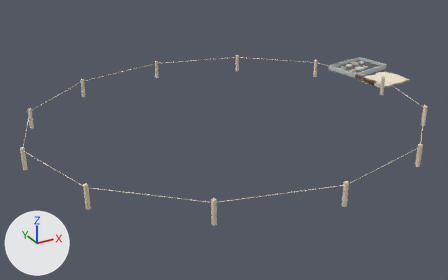
Renders of the glTF model game/asset/runtime/models/field-tools-v3.glb from each side of a commit.
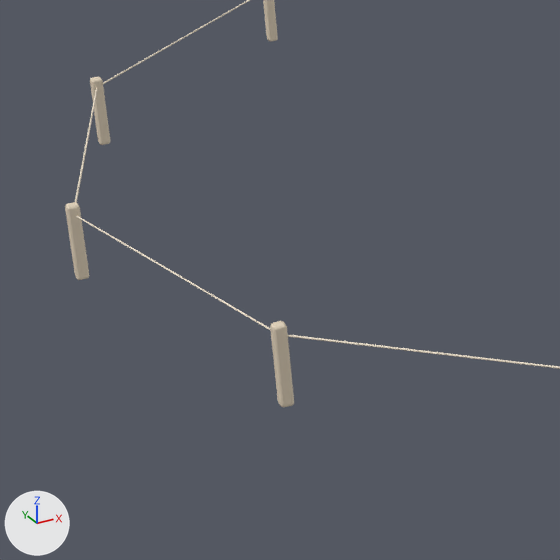
Each version appears first whole from a camera (50 mm lens) standing at (-2.88, -5.15, 2.43) and looking at (-0.04, 0.03, -0.16), and next in a close-up on the part from 0% to 38% of the width and 30% to 92% of the height. The lights are fixed; the arrows at lower left show +X, +Y and +Z. The older version's two pictures come first. Where no turn or scale is listed for an object, it has been applied to the vertices.

The scene before the commit, as lines of its bpy script (objects in view):
```python
me_mesh_10 = bpy.data.meshes.new('Mesh_10')
me_mesh_10.from_pydata(...)  # 56 vertices, 108 faces; spans x -0.018..0.018, y -0.018..0.018, z -0.11..0.11
me_mesh_10.materials.append(mat_oiled_oak)  # beige #e4d5bd
me_mesh_12 = bpy.data.meshes.new('Mesh_12')
me_mesh_12.from_pydata(...)  # 56 vertices, 108 faces; spans x -0.018..0.018, y -0.018..0.018, z -0.11..0.11
me_mesh_12.materials.append(mat_oiled_oak)  # beige #e4d5bd
me_mesh_14 = bpy.data.meshes.new('Mesh_14')
me_mesh_14.from_pydata(...)  # 56 vertices, 108 faces; spans x -0.018..0.018, y -0.018..0.018, z -0.11..0.11
me_mesh_14.materials.append(mat_oiled_oak)  # beige #e4d5bd
ob_survey_peg_005 = bpy.data.objects.new('Survey peg.005', me_mesh_10)
ob_survey_peg_005.location = (-1.775, -0.93, 0.1)
ob_survey_peg_006 = bpy.data.objects.new('Survey peg.006', me_mesh_12)
ob_survey_peg_006.location = (-2.05, 0.0, 0.1)
ob_survey_peg_007 = bpy.data.objects.new('Survey peg.007', me_mesh_14)
ob_survey_peg_007.location = (-1.775, 0.93, 0.1)
```
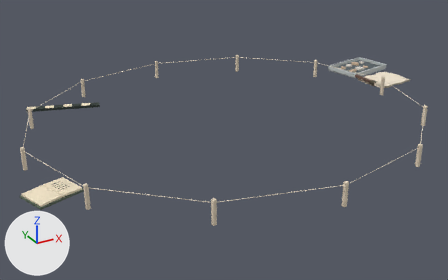
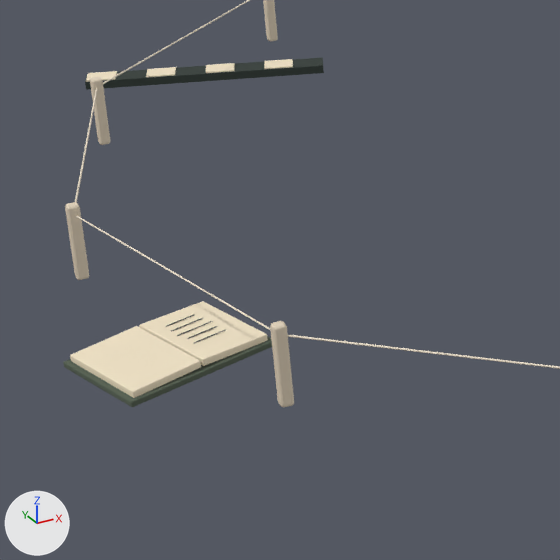
Changed parts and their boxes (x1, y1, x2, y2) in the close-ups (560 x 560 px):
'Notebook pages', added (beige)
    after: (70, 326, 201, 398)
'Notebook pages.001', added (beige)
    after: (139, 301, 268, 366)
'Measuring bar backing', added
    after: (85, 58, 324, 90)
'Linen cover', added
    after: (63, 336, 272, 407)
'Alternating scale divisions.001', added
    after: (146, 67, 176, 77)
'Alternating scale divisions.002', added
    after: (206, 63, 235, 73)
'Alternating scale divisions.003', added
    after: (264, 59, 293, 69)
'Alternating scale divisions', added
    after: (86, 71, 117, 82)

Edits to the bpy script that builds the scene:
```text
Add me_mesh_4_1:
    me_mesh_4_1.from_pydata([(0.0341, -0.0488, 0.002), (0.0557, 0.021, 0.002), (0.0341, -0.0488, -0.002), (0.0557, 0.021, -0.002), (-0.0341, 0.0488, 0.002), (-0.0557, -0.021, 0.002), (-0.0341, 0.0488, -0.002), (-0.0557, -0.021, -0.002)], [], [(0, 2, 1), (2, 3, 1), (4, 6, 5), (6, 7, 5), (4, 5, 1), (5, 0, 1), (7, 6, 2), (6, 3, 2), (5, 7, 0), (7, 2, 0), (1, 3, 4), (3, 6, 4)])
    me_mesh_4_1.materials.append(mat_field_scale_ivory)  # beige #f2e4c7
Add me_mesh_0_1:
    me_mesh_0_1.from_pydata([(0.361, -0.154, 0.014), (0.385, -0.077, 0.014), (0.361, -0.154, -0.014), (0.385, -0.077, -0.014), (-0.361, 0.154, 0.014), (-0.385, 0.077, 0.014), (-0.361, 0.154, -0.014), (-0.385, 0.077, -0.014)], [], [(0, 2, 1), (2, 3, 1), (4, 6, 5), (6, 7, 5), (4, 5, 1), (5, 0, 1), (7, 6, 2), (6, 3, 2), (5, 7, 0), (7, 2, 0), (1, 3, 4), (3, 6, 4)])
    me_mesh_0_1.materials.append(mat_field_scale_charcoal)  # dark grey #313b36
Add ob_notebook_pages_001:
    ob_notebook_pages_001 = bpy.data.objects.new('Notebook pages.001', me_mesh_7_1)  # 56 vertices, 108 faces; spans x -0.136..0.136, y -0.161..0.161, z -0.013..0.013; in mat_field_scale_ivory (beige #f2e4c7)
    ob_notebook_pages_001.location = (-1.867, -0.547, 0.03)
Add ob_notebook_pages:
    ob_notebook_pages = bpy.data.objects.new('Notebook pages', me_mesh_6_1)  # 56 vertices, 108 faces; spans x -0.136..0.136, y -0.161..0.161, z -0.013..0.013; in mat_field_scale_ivory (beige #f2e4c7)
    ob_notebook_pages.location = (-2.053, -0.613, 0.03)
Add ob_linen_cover:
    ob_linen_cover = bpy.data.objects.new('Linen cover', me_mesh_5_1)  # 56 vertices, 108 faces; spans x -0.247..0.247, y -0.21..0.21, z -0.008..0.008; in mat_canvas_field_notebook_cover (dark grey #545f50)
    ob_linen_cover.location = (-1.96, -0.58, 0.011)
Add ob_alternating_scale_divisions_003:
    ob_alternating_scale_divisions_003 = bpy.data.objects.new('Alternating scale divisions.003', me_mesh_4_1)
    ob_alternating_scale_divisions_003.location = (-1.109, 1.258, 0.029)
Add ob_alternating_scale_divisions_002:
    ob_alternating_scale_divisions_002 = bpy.data.objects.new('Alternating scale divisions.002', me_mesh_4_1.copy())
    ob_alternating_scale_divisions_002.location = (-1.294, 1.316, 0.029)
Add ob_alternating_scale_divisions_001:
    ob_alternating_scale_divisions_001 = bpy.data.objects.new('Alternating scale divisions.001', me_mesh_4_1.copy())
    ob_alternating_scale_divisions_001.location = (-1.479, 1.373, 0.029)
Add ob_alternating_scale_divisions:
    ob_alternating_scale_divisions = bpy.data.objects.new('Alternating scale divisions', me_mesh_4_1.copy())
    ob_alternating_scale_divisions.location = (-1.665, 1.43, 0.029)
Add ob_measuring_bar_backing:
    ob_measuring_bar_backing = bpy.data.objects.new('Measuring bar backing', me_mesh_0_1)
    ob_measuring_bar_backing.location = (-1.34, 1.33, 0.014)
```
